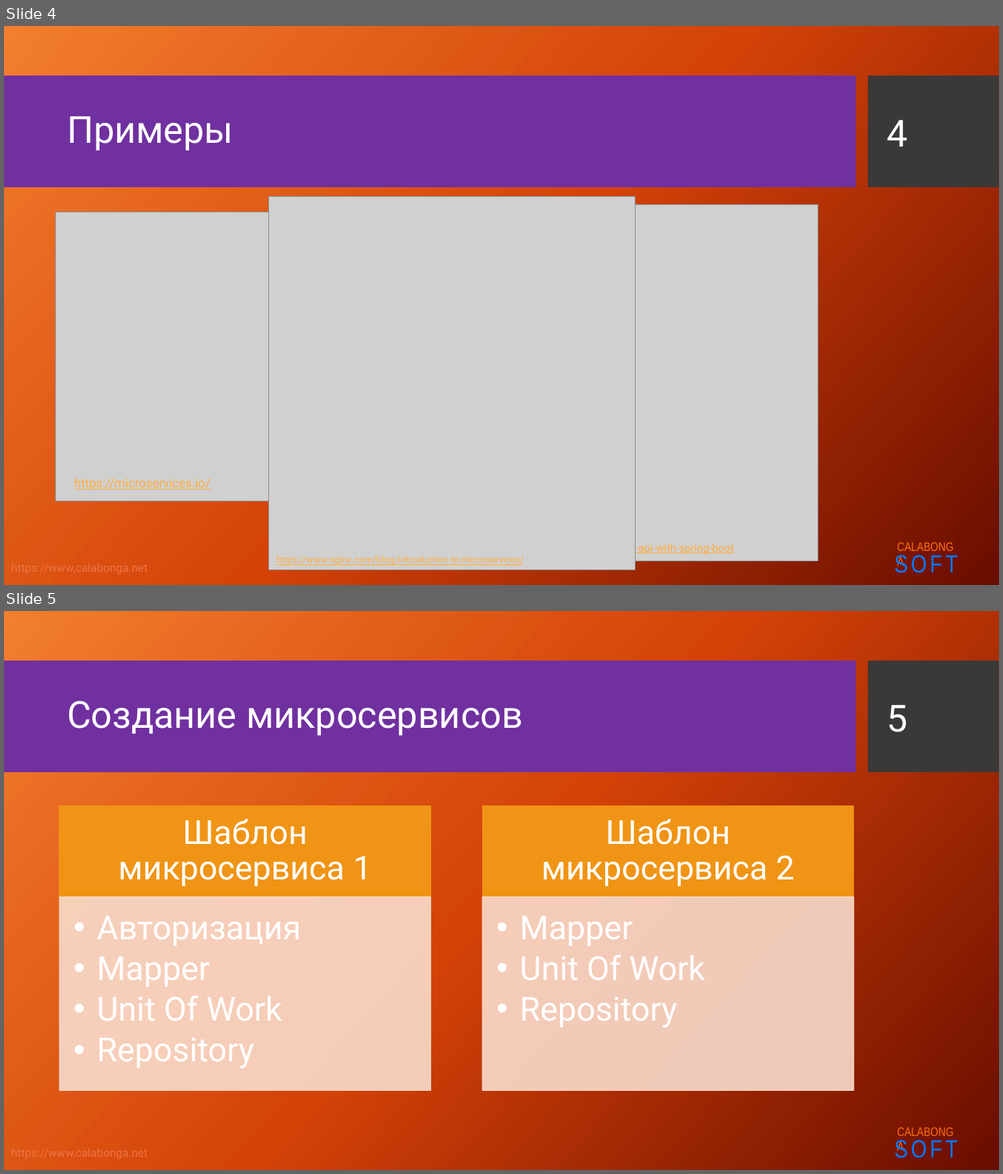
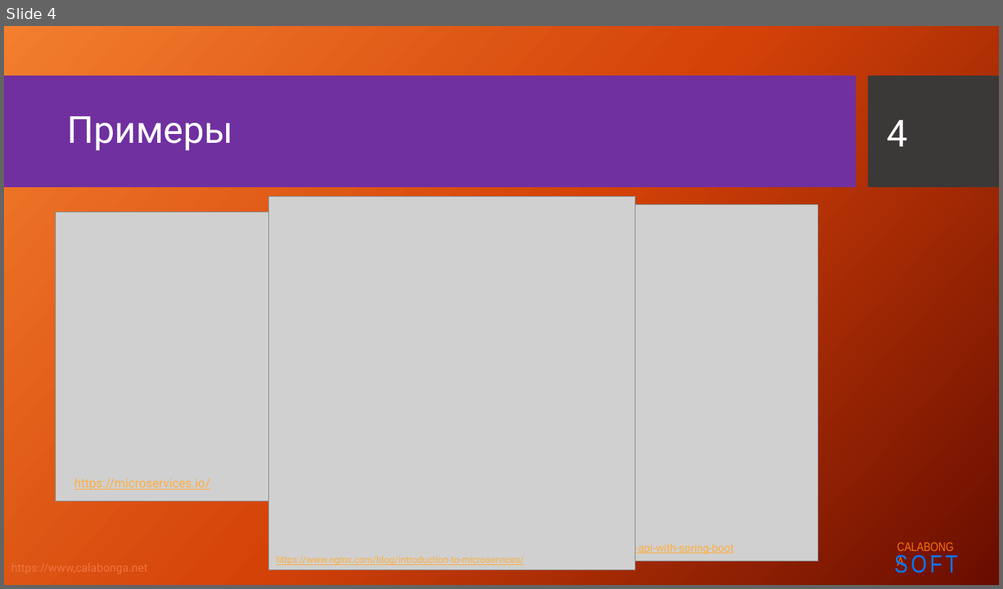
Before and after one commit to Calabonga/Microservice-Template, a slide deck: Presentation/Microservices2.pptx. Shown one above the other, each under a label of ours: slides 4 and 5 before the commit, slide 4 after it. The pictures are 1003x1174 and 1003x589 pixels, drawn with LibreOffice and Linux fonts; fonts in the diff are those of the drawing; grey boxes stand for pictures; background and template pictures are left out. Boxes give left, top, right and bottom in pixels: in the first picture for what was removed or moved away, otherwise in the second. Text is boxed around its words. In the diff, an @@ line names an element or a change of style, - is before the commit and + after.

```diff
--- a/Presentation/Microservices2.pptx
+++ b/Presentation/Microservices2.pptx
@@ slide 5 removed at (4,611,999,1170), background picture (left out); not listed: 5 template elements that a slide beside it also shows @@
@@ title removed at (67,701,523,736) @@
-Создание микросервисов
@@ page number removed at (887,705,908,732) @@
-5
@@ group removed at (60,806,853,1091): 4 rectangles, 4 texts @@
-Шаблон микросервиса 1
-  • Авторизация
-  • Mapper
-  • Unit Of Work
-  • Repository
-Шаблон микросервиса 2
-  • Mapper
-  • Unit Of Work
-  • Repository
```
Also in this commit, not shown: 3 slides changed, 4 slides added, 7 other files.
